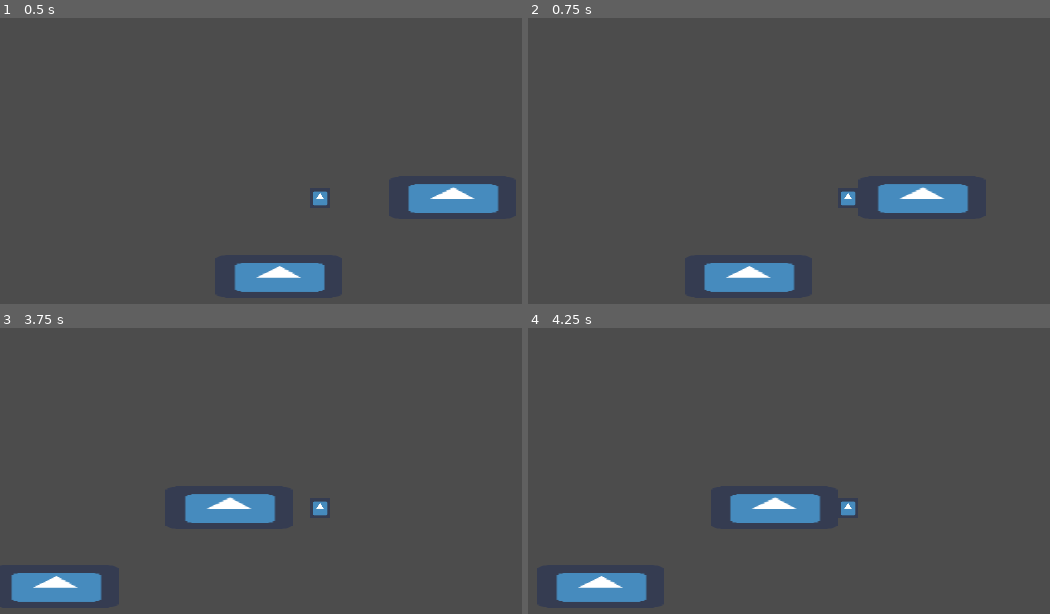
Above: before the commit, frames 1-4 (two rows, left to right).
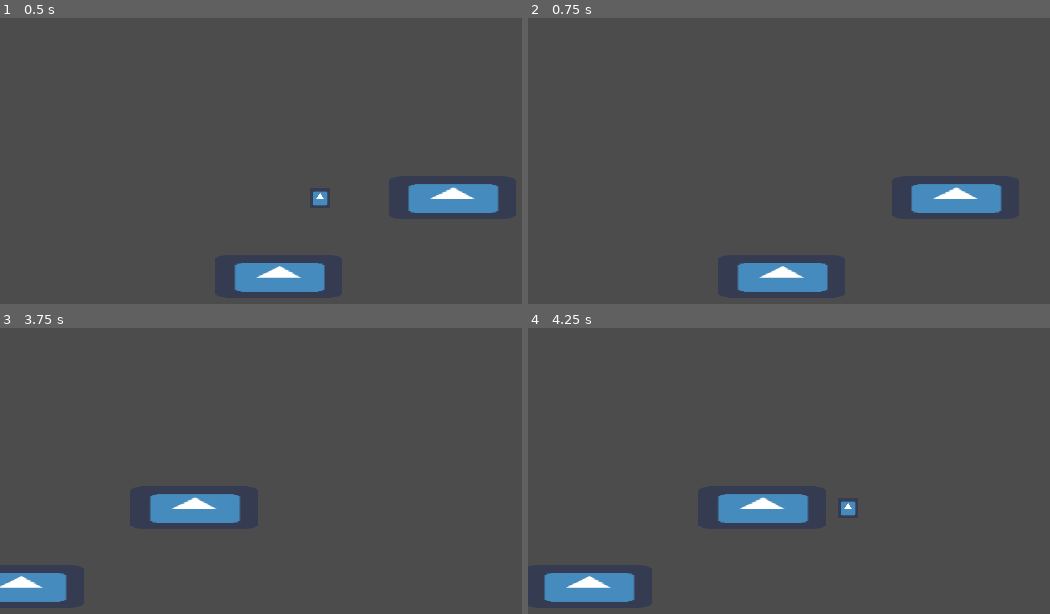
Above: after the commit, the same moments.

Repository: kjanuska/Independent-Study-Game
Game: Godot game, scene res://Scenes/Main.tscn
Two runs of this game, one before a commit and one after it. Both use one fixed random seed, a clock stepped at 60 frames per second and the inputs below. The engine's default icon, where the game draws it, is replaced by a stand-in: a white triangle on a blue panel in a dark square.
Inputs:
- Up to frame 1 (0.5 s): no input
- Up to frame 2 (0.75 s): tap Enter at 0.5 s; hold D (ui_right) from 0.53 s (still down); tap Space (space) at 0.6 s
- Up to frame 3 (3.75 s): release D (ui_right) at 1.28 s; hold S (ui_down) 1.28-2.03 s; tap Space (space) every 0.75 s from 1.35 to 3.6 s; hold D (ui_right) 2.03-2.78 s; hold W (ui_up) 2.78-3.53 s; hold A (ui_left) from 3.53 s (still down)
- Up to frame 4 (4.25 s): keep holding A (ui_left)

Frame 1 is identical in both runs. In frame 2, 3.4% of the frame differs, in the area x 33-91%, y 58-96%; in frame 3, 3.1%; in frame 4, 1.4%.

Commit message:
started dash functionality

Diff:
--- a/Scenes/Player.tscn
+++ b/Scenes/Player.tscn
@@ -25,3 +25,14 @@
 
 [node name="Camera2D" type="Camera2D" parent="."]
 current = true
+
+[node name="DashTimer" type="Timer" parent="."]
+wait_time = 0.5
+one_shot = true
+
+[node name="DashCooldown" type="Timer" parent="."]
+wait_time = 2.0
+
+[connection signal="timeout" from="DashTimer" to="." method="_on_Timer_timeout"]
+[connection signal="timeout" from="DashTimer" to="." method="_on_DashTimer_timeout"]
+[connection signal="timeout" from="DashCooldown" to="." method="_on_DashCooldown_timeout"]
--- a/Scripts/Player.gd
+++ b/Scripts/Player.gd
@@ -2,8 +2,18 @@
 
 var SPEED = 300
 var motion = Vector2()
+var moving = false
+var can_move = true
+var can_dash = true
+var player
+
+func _ready():
+	player = get_node(".")
 
 func _physics_process(delta):
+	motion.x = 0
+	motion.y = 0
+	moving = false
 
 	_get_input()
 
@@ -13,22 +23,39 @@
 		get_tree().quit()
 
 
+func _get_input():
+	if can_move:
+		if Input.is_action_pressed("ui_right"):
+			motion.x = SPEED
+			moving = true
 
-func _get_input():
-	motion.x = 0
-	motion.y = 0
+		if Input.is_action_pressed("ui_left"):
+			motion.x = -SPEED
+			moving = true
 
-	if Input.is_action_pressed("ui_right"):
-		motion.x = SPEED
+		if Input.is_action_pressed("ui_up"):
+			motion.y = -SPEED
+			moving = true
 
-	if Input.is_action_pressed("ui_left"):
-		motion.x = -SPEED
-
-	if Input.is_action_pressed("ui_up"):
-		motion.y = -SPEED
-
-	if Input.is_action_pressed("ui_down"):
-		motion.y = SPEED
+		if Input.is_action_pressed("ui_down"):
+			motion.y = SPEED
+			moving = true
 
 	if Input.is_action_just_pressed("space"):
-		print("some mechanic")
+		if moving && can_dash:
+			can_move = false
+			can_dash = false
+			player.visible = not player.visible
+			var target_position = player.get_position() + ((motion.normalized()) * 150)
+#			trying to get the player to be animated from current position to target position instead of just teleporting
+			if ((player.get_position().x < target_position.x) && (player.get_position().y < target_position.y)):
+				pass
+			$DashTimer.start()
+
+func _on_DashTimer_timeout():
+	player.visible = not player.visible
+	can_move = true
+	$DashCooldown.start()
+
+func _on_DashCooldown_timeout():
+	can_dash = true
